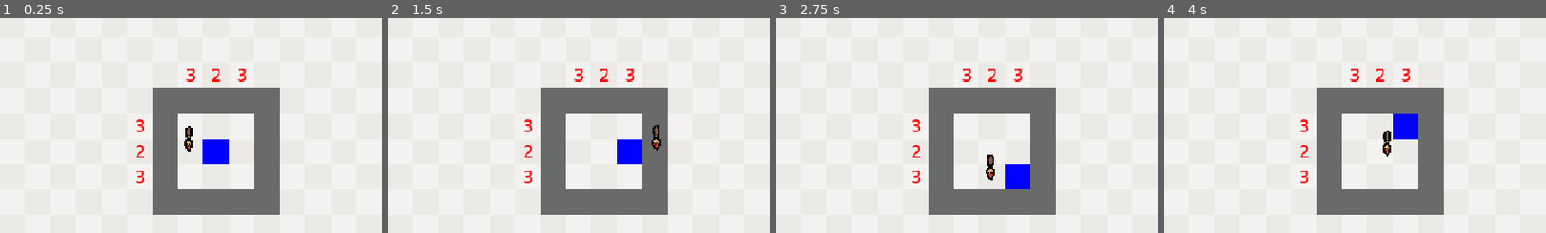
Above: before the commit, frames 1-4 (left to right).
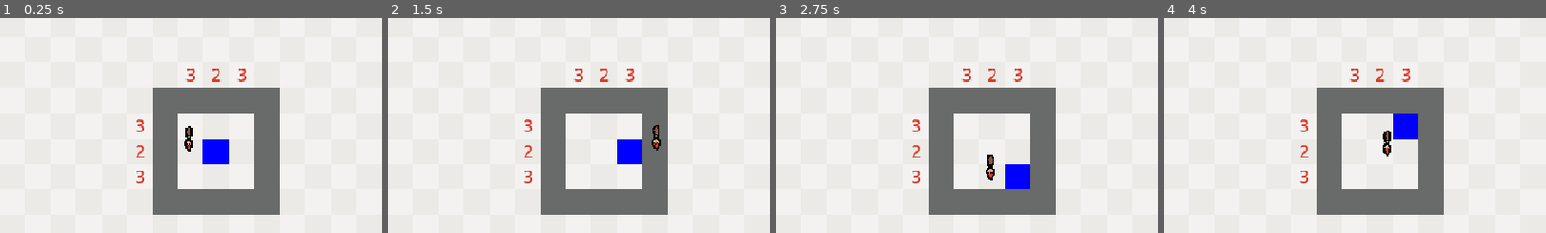
Above: after the commit, the same moments.

Repository: btoosey/Godot-Wild-Jam-99
Game: Godot game, scene res://scenes/levels/level002.tscn
The game is run twice, just before and just after one commit, with the same random seed, the same clock (stepped at 60 frames per second) and the same inputs. This scene is started directly instead of the project's main scene.
Inputs (mouse positions are % of the whole screen's width and height, from its top left):
- Up to frame 1 (0.25 s): no input
- Up to frame 2 (1.5 s): click "Red" at 0.5 s; tap Enter at 1.25 s; move the mouse to (72, 45) at 1.27 s; hold D (player_right) from 1.28 s (still down); hold Right mouse button (erase) from 1.28 s (still down)
- Up to frame 3 (2.75 s): tap Space (toggle_combine) at 2 s; move the mouse to (30, 55) at 2.02 s; release D (player_right) at 2.03 s; release Right mouse button (erase) at 2.03 s; hold S (player_down) from 2.03 s (still down); click (30, 55) at 2.1 s
- Up to frame 4 (4 s): tap Enter at 2.75 s; move the mouse to (60, 28) at 2.77 s; release S (player_down) at 2.78 s; hold D (player_right) 2.78-3.53 s; hold Space (toggle_combine) 2.78-3.53 s; move the mouse to (45, 70) at 3.52 s; hold W (player_up) from 3.53 s (still down); tap Q (undo) at 3.6 s
The pictures show only the part of the screen within x 23-73%, y 19-69%; the shares and areas given below are measured in that part.

The runs differ from the first frame. In frame 1, 0.4% of the frame differs, in the area x 35-65%, y 23-77%; in frame 2, 0.4%; in frame 3, 0.4%; in frame 4, 0.4%.

Commit message:
UPDATE: clue colours

Diff:
--- a/project.godot
+++ b/project.godot
@@ -23,6 +23,7 @@
 
 MusicPlayer="*uid://ce6uxo2bx2kww"
 SFXPlayer="*uid://7bbx2pt64iwa"
+Colours="*uid://tf2eu50armgk"
 
 [display]
 
--- a/scenes/clues/clue.gd
+++ b/scenes/clues/clue.gd
@@ -1,11 +1,11 @@
 class_name Clue extends Node2D
 
-@export var colour: Color
 @export var value: int
+@export_enum("Red:1", "Yellow:2", "Blue:4", "Orange:3", "Green:6", "Purple:5", "Brown:7") var clue_colour: int
 
 @onready var label: Label = $ClueUI/Label
 
 
 func _ready() -> void:
-	label.add_theme_color_override("font_color", Color.RED)
+	label.add_theme_color_override("font_color", Colours.colour_of(clue_colour))
 	label.text = str(value)
--- a/scenes/levels/level001.tscn
+++ b/scenes/levels/level001.tscn
@@ -103,14 +103,17 @@
 [node name="Clue" parent="ClueContainer" unique_id=990924106 instance=ExtResource("8_tmnah")]
 position = Vector2(384, 224)
 value = 1
+clue_colour = 1
 
 [node name="Clue2" parent="ClueContainer" unique_id=776824635 instance=ExtResource("8_tmnah")]
 position = Vector2(384, 256)
 value = 1
+clue_colour = 1
 
 [node name="Clue3" parent="ClueContainer" unique_id=600433909 instance=ExtResource("8_tmnah")]
 position = Vector2(480, 160)
 value = 2
+clue_colour = 1
 
 [node name="LevelLog" type="Node" parent="." unique_id=162738427 node_paths=PackedStringArray("paintbrush", "player")]
 script = ExtResource("8_5lugw")
--- a/scenes/levels/level002.tscn
+++ b/scenes/levels/level002.tscn
@@ -103,26 +103,32 @@
 [node name="Clue" parent="ClueContainer" unique_id=990924106 instance=ExtResource("9_1i256")]
 position = Vector2(384, 224)
 value = 3
+clue_colour = 1
 
 [node name="Clue2" parent="ClueContainer" unique_id=776824635 instance=ExtResource("9_1i256")]
 position = Vector2(384, 256)
 value = 2
+clue_colour = 1
 
 [node name="Clue3" parent="ClueContainer" unique_id=600433909 instance=ExtResource("9_1i256")]
 position = Vector2(384, 288)
 value = 3
+clue_colour = 1
 
 [node name="Clue4" parent="ClueContainer" unique_id=617801904 instance=ExtResource("9_1i256")]
 position = Vector2(448, 160)
 value = 3
+clue_colour = 1
 
 [node name="Clue5" parent="ClueContainer" unique_id=1650858594 instance=ExtResource("9_1i256")]
 position = Vector2(480, 160)
 value = 2
+clue_colour = 1
 
 [node name="Clue6" parent="ClueContainer" unique_id=345001870 instance=ExtResource("9_1i256")]
 position = Vector2(512, 160)
 value = 3
+clue_colour = 1
 
 [node name="LevelLog" type="Node" parent="." unique_id=162738427 node_paths=PackedStringArray("paintbrush", "player")]
 script = ExtResource("10_2ud64")
--- a/scenes/levels/level003.tscn
+++ b/scenes/levels/level003.tscn
@@ -103,22 +103,27 @@
 [node name="Clue" parent="ClueContainer" unique_id=990924106 instance=ExtResource("9_ytr81")]
 position = Vector2(352, 256)
 value = 4
+clue_colour = 1
 
 [node name="Clue2" parent="ClueContainer" unique_id=776824635 instance=ExtResource("9_ytr81")]
 position = Vector2(416, 192)
 value = 1
+clue_colour = 1
 
 [node name="Clue3" parent="ClueContainer" unique_id=600433909 instance=ExtResource("9_ytr81")]
 position = Vector2(448, 192)
 value = 1
+clue_colour = 1
 
 [node name="Clue4" parent="ClueContainer" unique_id=617801904 instance=ExtResource("9_ytr81")]
 position = Vector2(512, 192)
 value = 1
+clue_colour = 1
 
 [node name="Clue5" parent="ClueContainer" unique_id=1650858594 instance=ExtResource("9_ytr81")]
 position = Vector2(544, 192)
 value = 1
+clue_colour = 1
 
 [node name="LevelLog" type="Node" parent="." unique_id=162738427 node_paths=PackedStringArray("paintbrush", "player")]
 script = ExtResource("10_ty4ii")
--- a/scenes/levels/level004.tscn
+++ b/scenes/levels/level004.tscn
@@ -103,34 +103,42 @@
 [node name="Clue" parent="ClueContainer" unique_id=990924106 instance=ExtResource("9_b3ojy")]
 position = Vector2(352, 256)
 value = 1
+clue_colour = 2
 
 [node name="Clue2" parent="ClueContainer" unique_id=1432619630 instance=ExtResource("9_b3ojy")]
 position = Vector2(384, 256)
 value = 1
+clue_colour = 3
 
 [node name="Clue3" parent="ClueContainer" unique_id=1612292863 instance=ExtResource("9_b3ojy")]
 position = Vector2(352, 288)
 value = 1
+clue_colour = 3
 
 [node name="Clue4" parent="ClueContainer" unique_id=736287241 instance=ExtResource("9_b3ojy")]
 position = Vector2(384, 288)
 value = 1
+clue_colour = 1
 
 [node name="Clue5" parent="ClueContainer" unique_id=1786272671 instance=ExtResource("9_b3ojy")]
 position = Vector2(448, 160)
 value = 1
+clue_colour = 2
 
 [node name="Clue6" parent="ClueContainer" unique_id=466949458 instance=ExtResource("9_b3ojy")]
 position = Vector2(448, 192)
 value = 1
+clue_colour = 3
 
 [node name="Clue7" parent="ClueContainer" unique_id=1164627411 instance=ExtResource("9_b3ojy")]
 position = Vector2(480, 160)
 value = 1
+clue_colour = 3
 
 [node name="Clue8" parent="ClueContainer" unique_id=568329544 instance=ExtResource("9_b3ojy")]
 position = Vector2(480, 192)
 value = 1
+clue_colour = 1
 
 [node name="LevelLog" type="Node" parent="." unique_id=162738427 node_paths=PackedStringArray("paintbrush", "player")]
 script = ExtResource("10_ugxsx")
--- a/scenes/levels/level005.tscn
+++ b/scenes/levels/level005.tscn
@@ -103,50 +103,62 @@
 [node name="Clue" parent="ClueContainer" unique_id=990924106 instance=ExtResource("9_724i1")]
 position = Vector2(352, 224)
 value = 2
+clue_colour = 1
 
 [node name="Clue2" parent="ClueContainer" unique_id=1574421295 instance=ExtResource("9_724i1")]
 position = Vector2(384, 224)
 value = 1
+clue_colour = 3
 
 [node name="Clue3" parent="ClueContainer" unique_id=380326297 instance=ExtResource("9_724i1")]
 position = Vector2(352, 256)
 value = 2
+clue_colour = 3
 
 [node name="Clue4" parent="ClueContainer" unique_id=1251082167 instance=ExtResource("9_724i1")]
 position = Vector2(384, 256)
 value = 1
+clue_colour = 2
 
 [node name="Clue5" parent="ClueContainer" unique_id=897005777 instance=ExtResource("9_724i1")]
 position = Vector2(352, 288)
 value = 2
+clue_colour = 1
 
 [node name="Clue6" parent="ClueContainer" unique_id=1603658575 instance=ExtResource("9_724i1")]
 position = Vector2(384, 288)
 value = 1
+clue_colour = 3
 
 [node name="Clue7" parent="ClueContainer" unique_id=664231861 instance=ExtResource("9_724i1")]
 position = Vector2(448, 128)
 value = 2
+clue_colour = 1
 
 [node name="Clue8" parent="ClueContainer" unique_id=296753220 instance=ExtResource("9_724i1")]
 position = Vector2(448, 160)
 value = 1
+clue_colour = 3
 
 [node name="Clue9" parent="ClueContainer" unique_id=2073294375 instance=ExtResource("9_724i1")]
 position = Vector2(480, 128)
 value = 2
+clue_colour = 3
 
 [node name="Clue10" parent="ClueContainer" unique_id=139481297 instance=ExtResource("9_724i1")]
 position = Vector2(480, 160)
 value = 1
+clue_colour = 2
 
 [node name="Clue11" parent="ClueContainer" unique_id=1359578272 instance=ExtResource("9_724i1")]
 position = Vector2(512, 128)
 value = 2
+clue_colour = 1
 
 [node name="Clue12" parent="ClueContainer" unique_id=461857741 instance=ExtResource("9_724i1")]
 position = Vector2(512, 160)
 value = 1
+clue_colour = 3
 
 [node name="LevelLog" type="Node" parent="." unique_id=162738427 node_paths=PackedStringArray("paintbrush", "player")]
 script = ExtResource("10_lyun6")
--- /dev/null
+++ b/scripts/globals/colours.gd
@@ -0,0 +1,14 @@
+extends Node
+
+const hex = {
+	1: "de3627",
+	2: "ffd32a",
+	4: "005ee5",
+	3: "f67f0d",
+	6: "8ac926",
+	5: "7f55bc",
+	7: "613e13",
+}
+
+func colour_of(mask: int) -> Color:
+	return Color.from_string(hex.get(mask, "#ff00ff"), Color.MAGENTA)
Not shown, added: scripts/globals/colours.gd.uid
